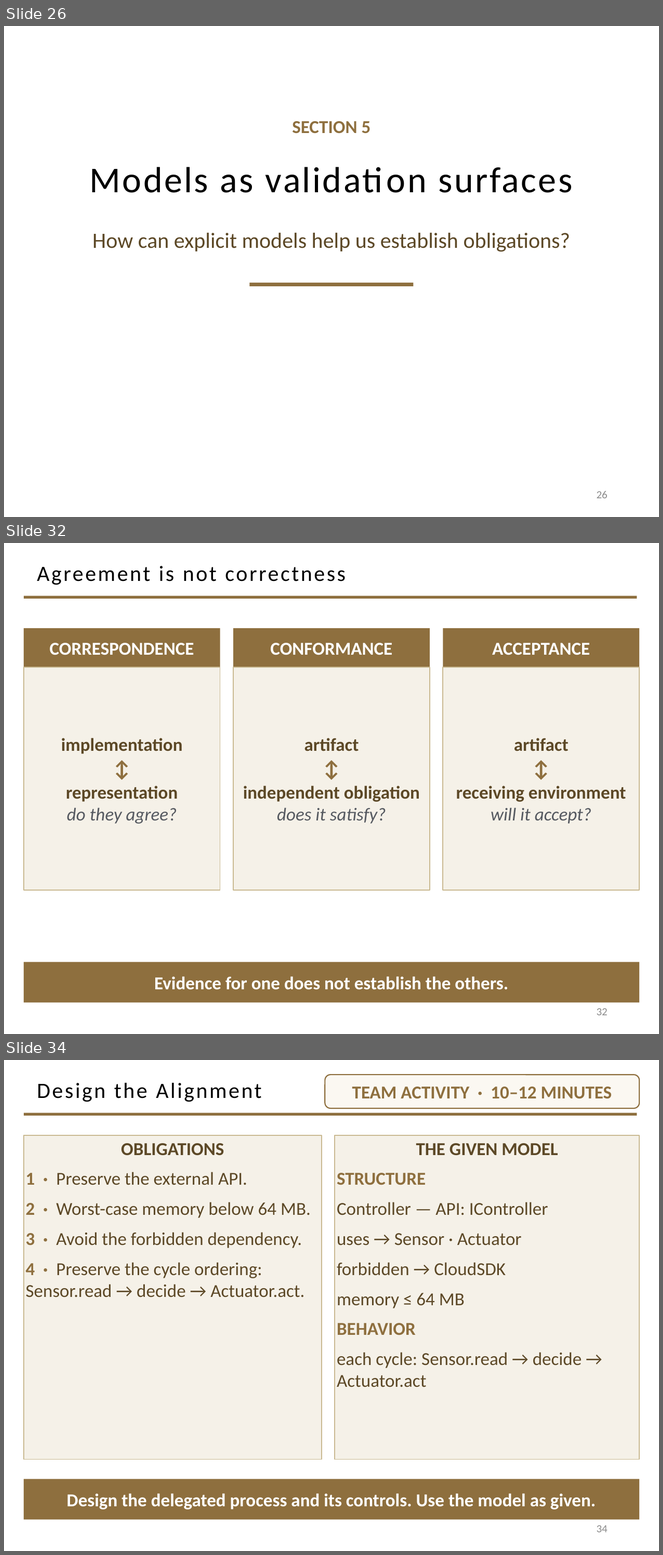
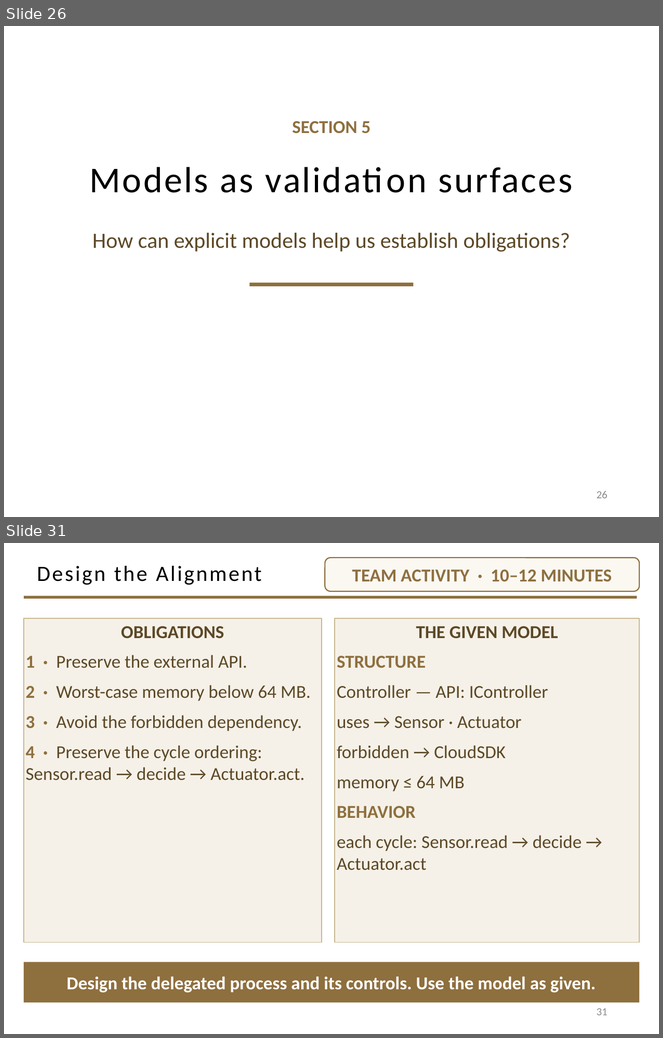
Before and after one commit to davisjam/model-based-agentic-software-engineering, a slide deck: course/lectures/act-2-delegation-and-control/03-alignment/2-3-Alignment.pptx. Shown one above the other, each under a label of ours: slides 26, 32 and 34 before the commit, slides 26 and 31 after it; the slides between them are not shown. The pictures are 663x1555 and 663x1038 pixels, drawn with LibreOffice and Linux fonts; fonts in the diff are those of the drawing; background and template pictures are left out. Boxes give left, top, right and bottom in pixels: in the first picture for what was removed or moved away, otherwise in the second. Text is boxed around its words. In the diff, an @@ line names an element or a change of style, - is before the commit and + after.

Commit message:
deck 2-3: section 5 merges — models buy-us into lab-models slide, static/dynamic to two slides with corrected lab questions, agreement triangle absorbs three-kinds-of-claim (36->33)

```diff
--- a/course/lectures/act-2-delegation-and-control/03-alignment/2-3-Alignment.pptx
+++ b/course/lectures/act-2-delegation-and-control/03-alignment/2-3-Alignment.pptx
@@ slide 32 removed at [4, 543, 659, 1034], background #FFFFFF; not listed: 1 template element that a slide beside it also shows @@
@@ title removed at [37, 566, 346, 585] @@
-Agreement is not correctness
@@ rectangle removed at [24, 628, 220, 667] @@
-CORRESPONDENCE
@@ rectangle removed at [233, 628, 430, 667] @@
-CONFORMANCE
@@ rectangle removed at [443, 628, 639, 667] @@
-ACCEPTANCE
@@ rectangle removed at [24, 667, 220, 890] @@
-implementation
-↕
-representation
-do they agree?
@@ rectangle removed at [233, 667, 430, 890] @@
-artifact
-↕
-independent obligation
-does it satisfy?
@@ rectangle removed at [443, 667, 639, 890] @@
-artifact
-↕
-receiving environment
-will it accept?
@@ rectangle removed at [24, 962, 639, 1003] @@
-Evidence for one does not establish the others.
@@ page number removed at [597, 1008, 608, 1016] @@
-32
@@ what was slide 34 is now slide 31 @@
@@ page number at [597, 1008, 608, 1016]: text changed @@
-34
+31
```
Also in this commit, not shown: 3 slides changed, 1 slide added, 3 other slides removed.
